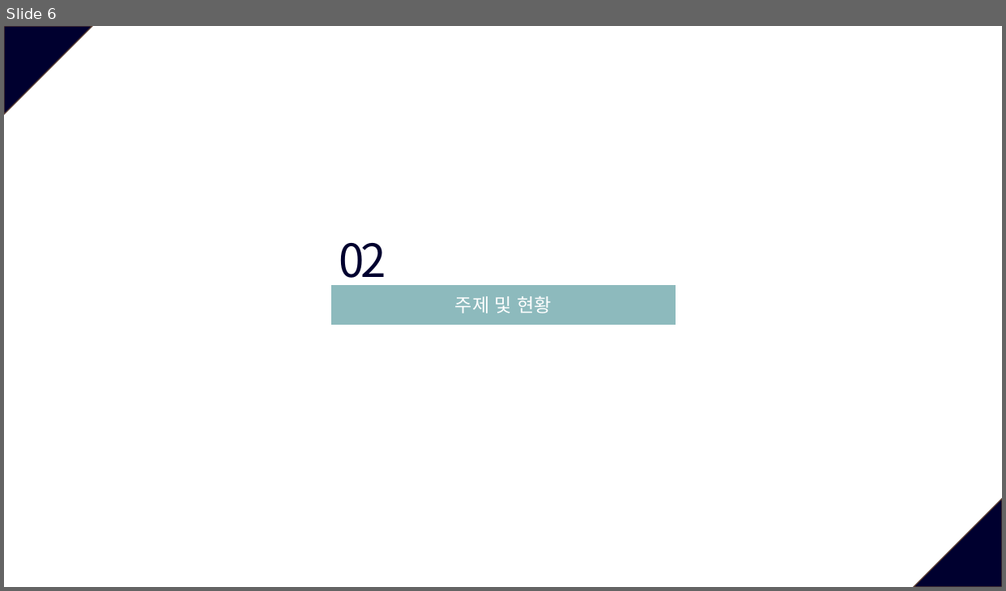
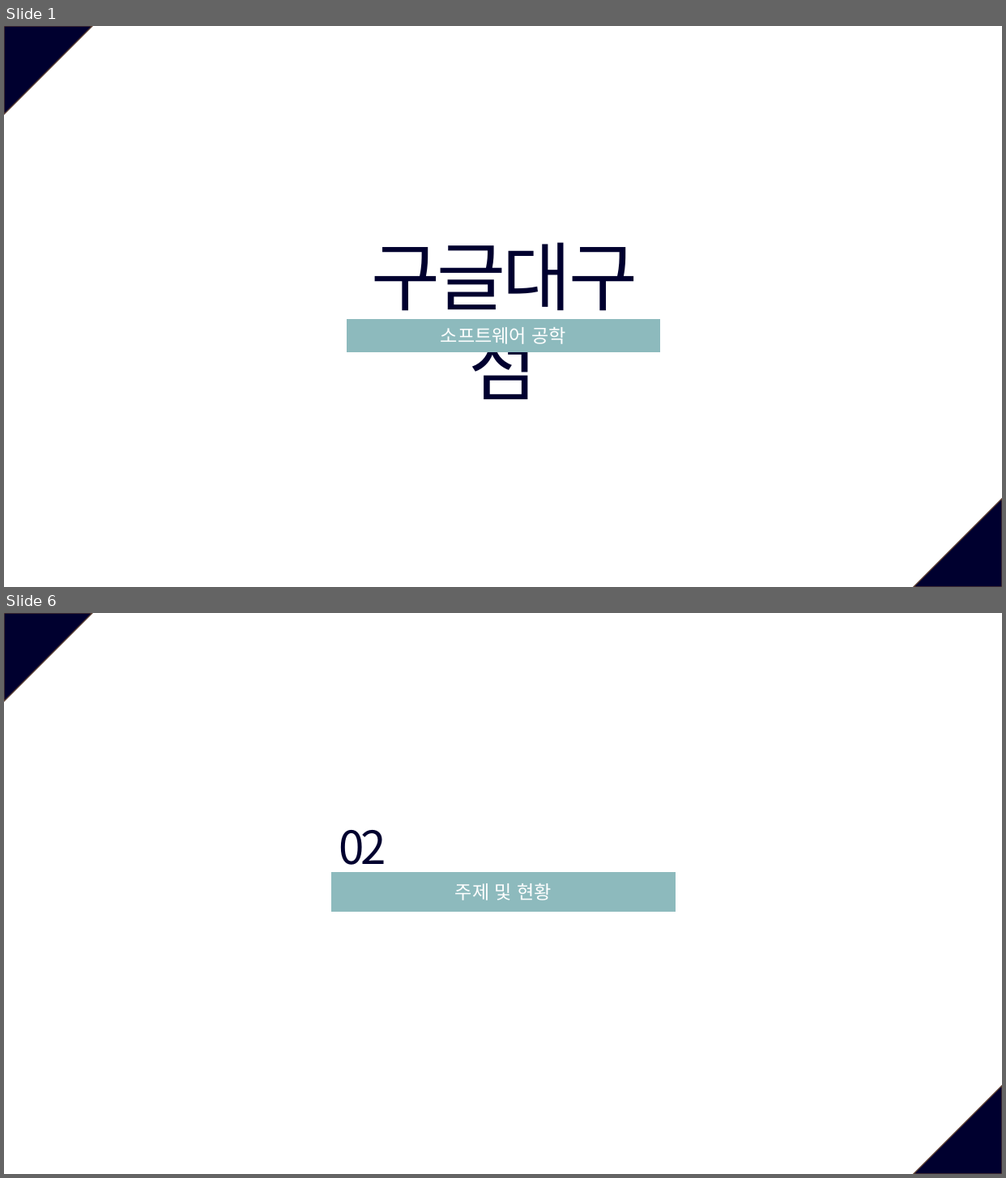
Before and after one commit to JeongJuhyeon/KNUBus, a slide deck: designdocs/Project Plan Presentation.pptx. Shown one above the other, each under a label of ours: slide 6 before the commit, slides 1 and 6 after it; the slides between them are not shown. The pictures are 1006x591 and 1006x1178 pixels, drawn with LibreOffice and Linux fonts; fonts in the diff are those of the drawing. Boxes give left, top, right and bottom in pixels: in the first picture for what was removed or moved away, otherwise in the second. Text is boxed around its words. In the diff, an @@ line names an element or a change of style, - is before the commit and + after.

```diff
--- a/designdocs/Project Plan Presentation.pptx
+++ b/designdocs/Project Plan Presentation.pptx
@@ slide 1 added at [4,26,1002,587], background #FFFFFF; not listed: 2 template elements that a slide beside it also shows @@
@@ text added at [372,242,637,399], 72 pt, text #00002F @@
+구글대구점
@@ rectangle added at [347,320,660,352], fill #8DBABD, outline #8DBABD 1 pt, 18 pt, text #FFFFFF @@
+소프트웨어 공학
```
Also in this commit, not shown: 14 slides changed, 2 slides removed.
